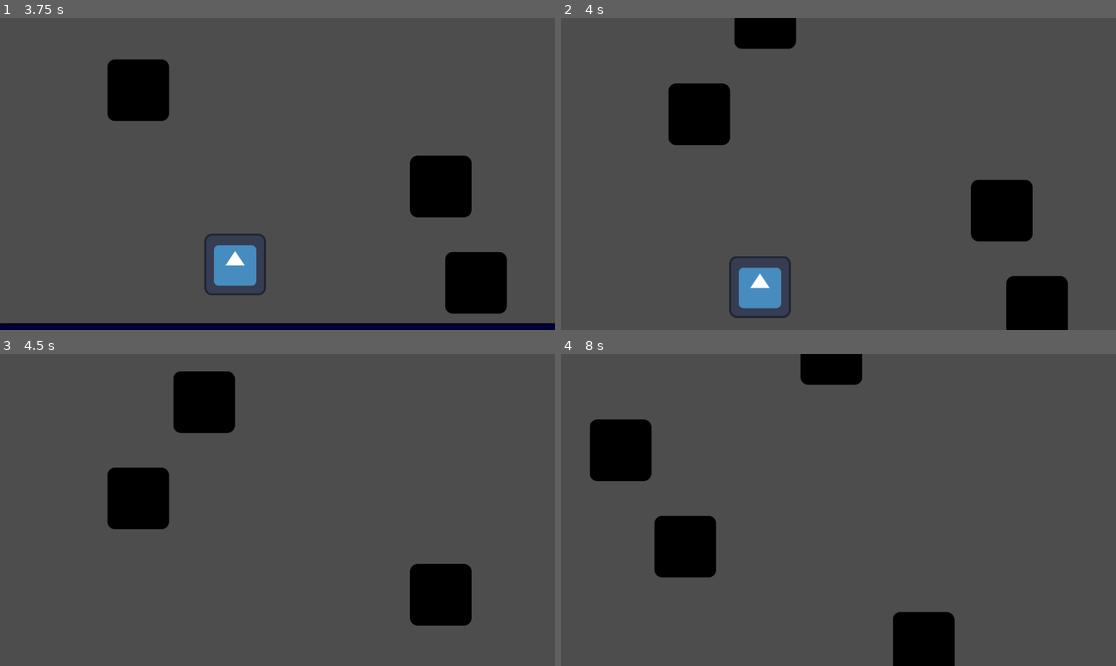
Above: before the commit, frames 1-4 (two rows, left to right).
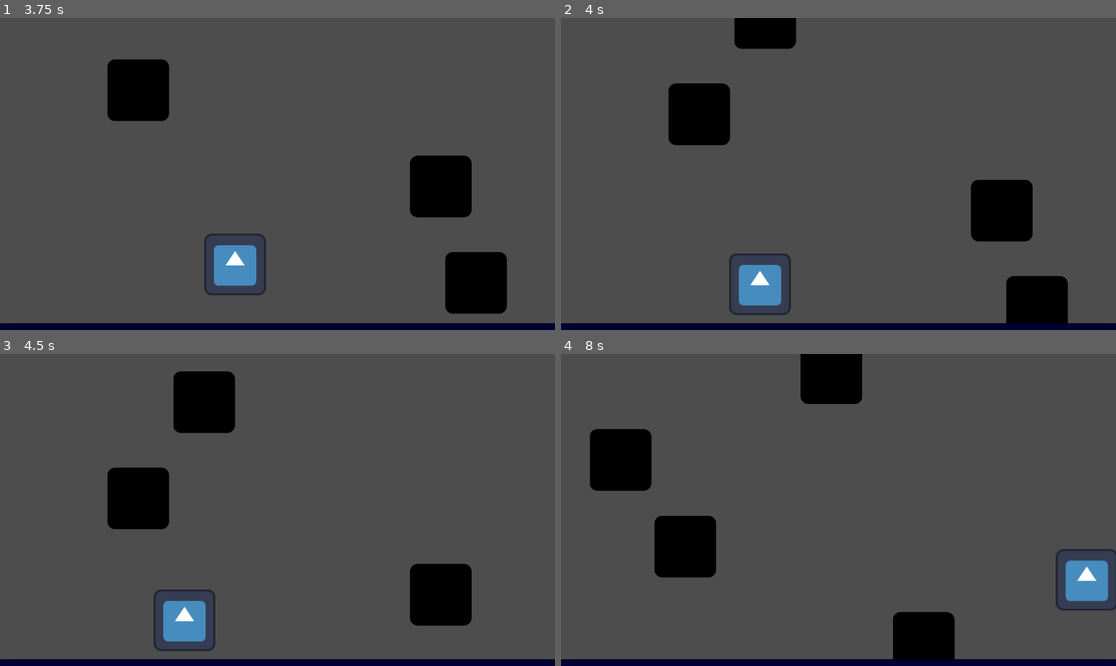
Above: after the commit, the same moments.

Repository: kinteyoi/RunWild3
Game: Godot game, scene res://Entities/Screens/swimming.tscn
Same seed, same stepped clock (60 frames per second), same inputs: the game is played once before the commit and once after it. The project has no main scene, so this scene is started directly. The engine's default icon, where the game draws it, is replaced by a stand-in: a white triangle on a blue panel in a dark square.
Inputs:
- Up to frame 1 (3.75 s): tap Enter (ui_accept) at 0.5, 0.77, 1.52, 3.02 s; hold D (Right) 0.53-2.03 s; hold A (Left) from 2.03 s (still down)
- Up to frame 2 (4 s): keep holding A (Left); tap Enter (ui_accept) at 3.77 s
- Up to frame 3 (4.5 s): release A (Left) at 4.28 s; hold D (Right) from 4.28 s (still down)
- Up to frame 4 (8 s): keep holding D (Right); tap Enter (ui_accept) at 4.52, 6.02, 6.77, 7.52 s

Frame 1 is identical in both runs. In frame 2, 2.7% of the frame differs, in the area x 0-100%, y 75-100%; in frame 3, 3.5%; in frame 4, 4.9%, in the area x 0-100%, y 8-100%.

Commit message:
swim done

Diff:
--- a/Entities/Screens/mini_game_player.tscn
+++ b/Entities/Players/mini_game_player.tscn
@@ -8,7 +8,7 @@
 height = 166.0
 
 [node name="MiniGamePlayer" type="CharacterBody2D"]
-collision_mask = 3
+collision_mask = 7
 script = ExtResource("1_4oew3")
 
 [node name="Sprite2D" type="Sprite2D" parent="."]
--- a/Entities/Screens/swimming.tscn
+++ b/Entities/Screens/swimming.tscn
@@ -2,7 +2,7 @@
 
 [ext_resource type="Texture2D" uid="uid://rlmgnpcedflb" path="res://icon.svg" id="1_g8jrg"]
 [ext_resource type="Script" uid="uid://cgmy17big6c0w" path="res://Scripts/swimming.gd" id="1_o6v8h"]
-[ext_resource type="PackedScene" uid="uid://cf6ava8086hif" path="res://Entities/Screens/mini_game_player.tscn" id="2_o6v8h"]
+[ext_resource type="PackedScene" uid="uid://cf6ava8086hif" path="res://Entities/Players/mini_game_player.tscn" id="2_o6v8h"]
 
 [sub_resource type="PhysicsMaterial" id="PhysicsMaterial_o6v8h"]
 
@@ -35,6 +35,7 @@
 
 [node name="StaticBody2D" type="StaticBody2D" parent="TempObstacles/TempFloor"]
 position = Vector2(3.5543997, -10)
+collision_layer = 4
 physics_material_override = SubResource("PhysicsMaterial_o6v8h")
 
 [node name="Water" type="Sprite2D" parent="TempObstacles/TempFloor/StaticBody2D"]
@@ -76,4 +77,9 @@
 [node name="RockTimer" type="Timer" parent="."]
 autostart = true
 
+[node name="Difficulty" type="Timer" parent="."]
+wait_time = 5.0
+autostart = true
+
 [connection signal="timeout" from="RockTimer" to="." method="_on_rock_timer_timeout"]
+[connection signal="timeout" from="Difficulty" to="." method="_on_difficulty_timeout"]
--- a/Scripts/swimming.gd
+++ b/Scripts/swimming.gd
@@ -3,8 +3,12 @@
 @onready var rocks: Node2D = $Rocks
 @onready var path_follow_2d: PathFollow2D = $Path2D/PathFollow2D
 @onready var mini_game_player: CharacterBody2D = $MiniGamePlayer
+@onready var rock_timer: Timer = $RockTimer
+
+@export var power = 0
 
 func _process(delta: float) -> void:
+	power += delta
 	if mini_game_player == null:
 		Engine.time_scale = 0
 
@@ -14,3 +18,8 @@
 	path_follow_2d.progress_ratio = randPos
 	rock.global_position = path_follow_2d.global_position
 	rocks.add_child(rock)
+
+
+func _on_difficulty_timeout() -> void:
+	rock_timer.wait_time -= 0.1
+	print(rock_timer.wait_time)
